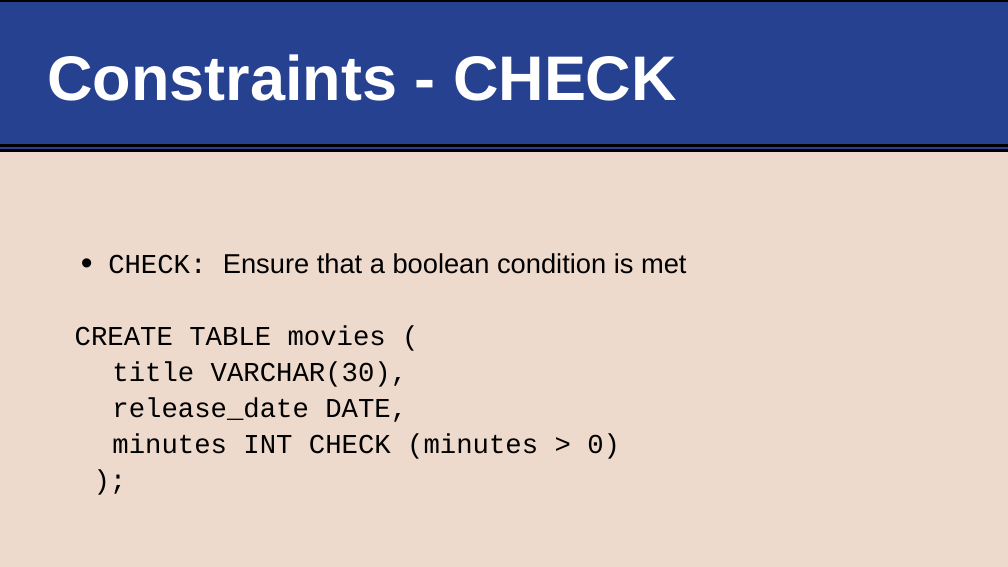
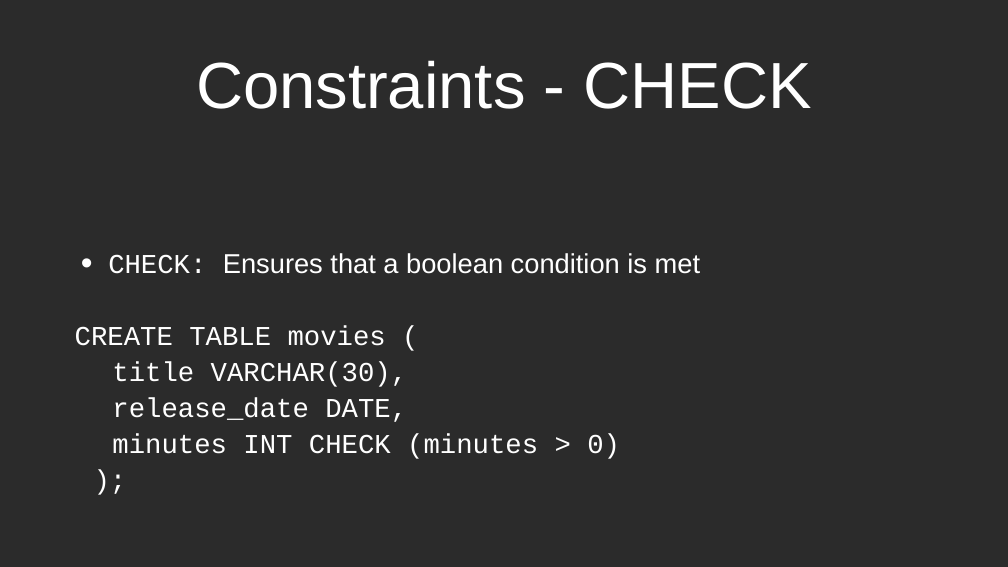
Before and after one commit to life-efficient/Data-Engineering, a slide deck: slide 6 of 2. SQL/2. CRUD/2. SQL CRUD.pptx (slide 5 before the commit). Drawn at 1008x567 pixels with LibreOffice and Linux fonts; fonts in the diff are those of the drawing; background and template pictures are left out; a plain dark background stands for a picture behind light text. Boxes give left, top, right and bottom in pixels: in the first picture for what was removed or moved away, otherwise in the second. Text is boxed around its words. In the diff, an @@ line names an element or a change of style, - is before the commit and + after.

```diff
--- a/2. SQL/2. CRUD/2. SQL CRUD.pptx
+++ b/2. SQL/2. CRUD/2. SQL CRUD.pptx
@@ background #EDDACC to picture (left out) @@
@@ rectangle removed at bbox=[0, 0, 1008, 151] @@
@@ title "Constraints - CHECK" at bbox=[196, 60, 812, 109]: size 120 to 124.2 pt, bold off; alignment left to centre; vertical alignment middle to bottom @@
@@ line removed from (0, 146) to (1008, 146) @@
@@ text at bbox=[108, 253, 700, 274]: text changed; text colour #000000 to #FFFFFF @@
-  • CHECK: Ensure that a boolean condition is met
+  • CHECK: Ensures that a boolean condition is met
@@ text at bbox=[75, 326, 620, 459]: text colour #000000 to #FFFFFF in "CREATE TABLE movies (", "title VARCHAR(30),", "release_date DATE,", "minutes INT CHECK (minutes > 0)" and 1 more places @@
```
Also in this commit, not shown: 18 other slides changed, 1 slide added, 3 other files.
